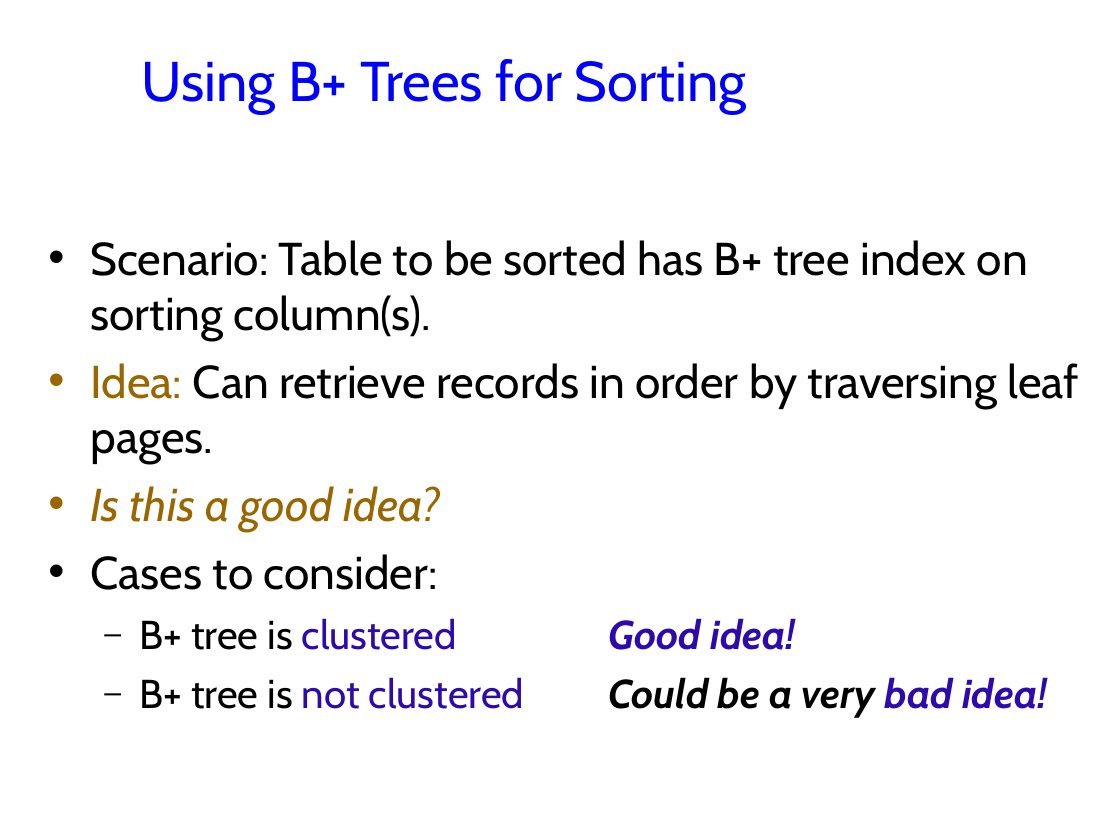
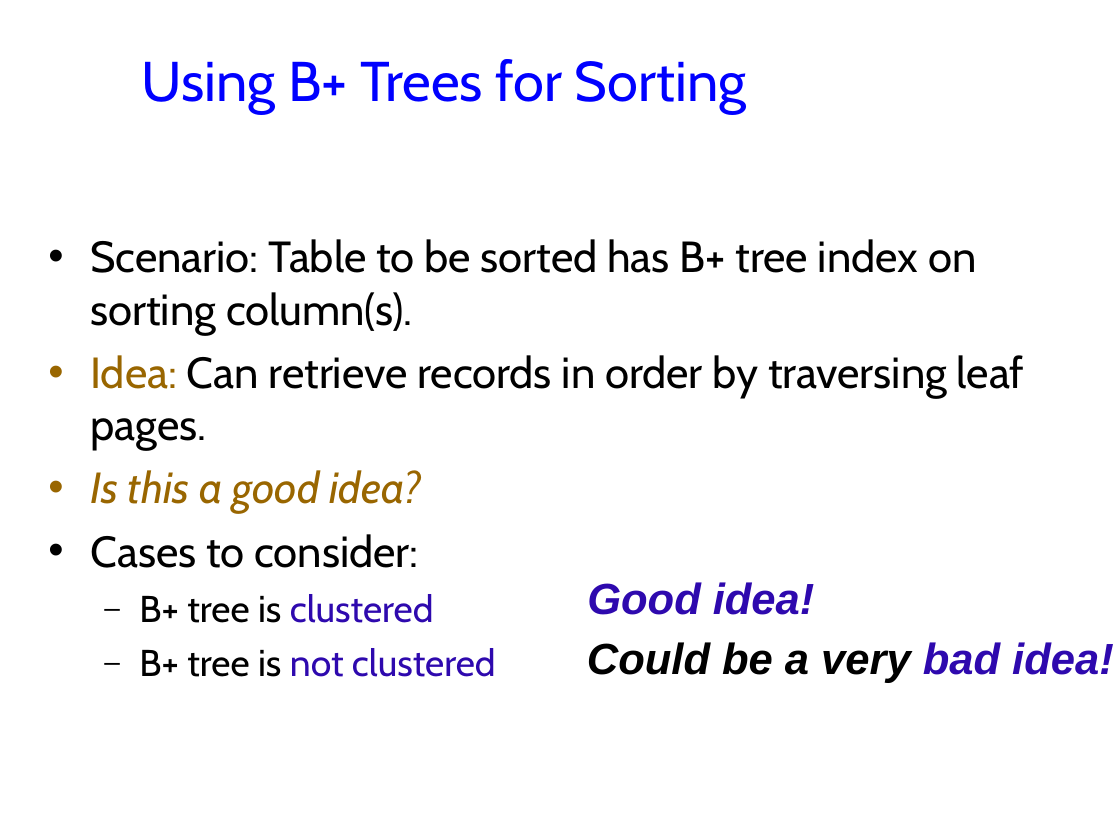
Before and after one commit to jhellerstein/cs186-09, a slide deck: slide 13 of lecs/07-Sorting.ppt. Drawn at 1120x840 pixels with LibreOffice and Linux fonts; fonts in the diff are those of the drawing; background and template pictures are left out. Boxes give left, top, right and bottom in pixels: in the first picture for what was removed or moved away, otherwise in the second. Text is boxed around its words. In the diff, an @@ line names an element or a change of style, - is before the commit and + after.

```diff
--- a/lecs/07-Sorting.ppt
+++ b/lecs/07-Sorting.ppt
@@ text at bbox=[90, 239, 1024, 568]: size 29.6 to 28 pt in "Scenario: Table to be sorted has B+ ...", "Idea: Can retrieve records in order by ...", "Is this a good idea?", "Cases to consider:"; less space between paragraphs @@
@@ text at bbox=[139, 594, 496, 677]: text changed; size 25.9 to 24 pt @@
-  – B+ tree is clustered Good idea!
-  – B+ tree is not clustered Could be a very bad idea!
+  – B+ tree is clustered
+  – B+ tree is not clustered
@@ text added at bbox=[587, 582, 815, 615], 28 pt, text #2E09AE, bold, italic @@
+Good idea!
@@ text added at bbox=[587, 642, 1114, 683], 28 pt, text #000000, bold, italic @@
+  Could be a very bad idea!
```
Also in this commit, not shown: 10 other slides changed, 5 slides added.
